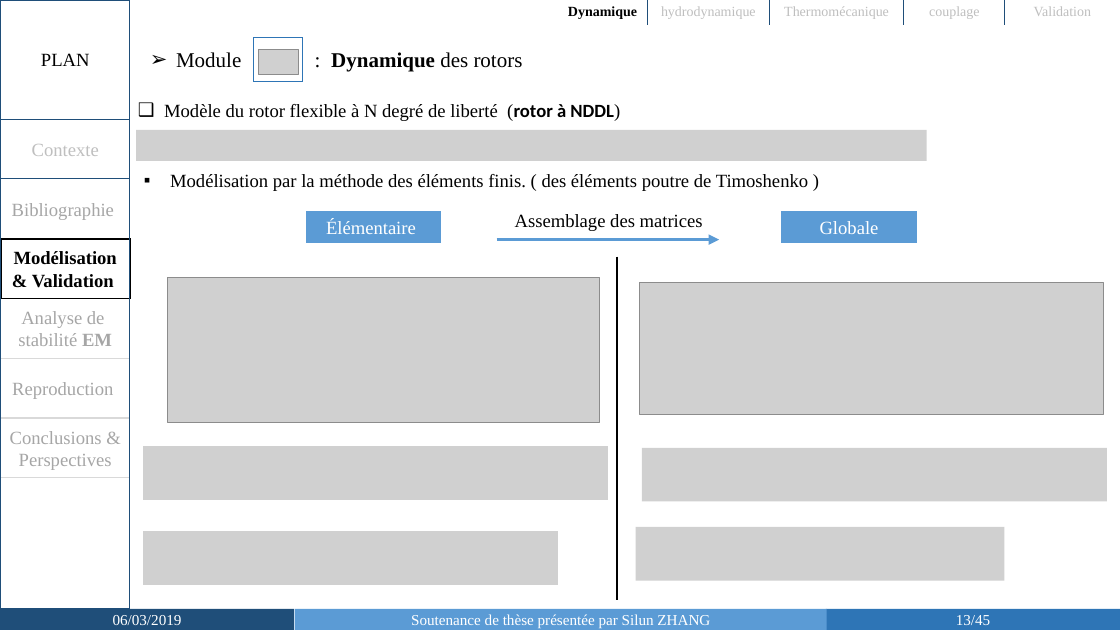
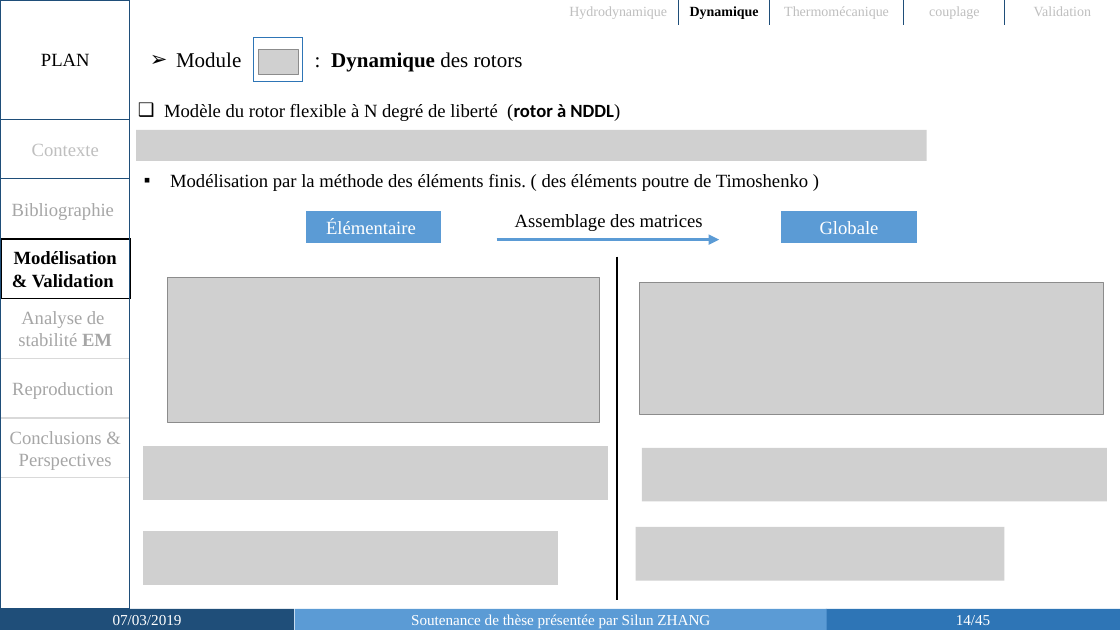
Before and after one commit to SilunZ/SoutenanceThese, a slide deck: slide 14 of Soutenance_Silun ZHANG-slides.pptx (slide 13 before the commit). Drawn at 1120x630 pixels with LibreOffice and Linux fonts; fonts in the diff are those of the drawing; grey boxes stand for pictures. Boxes give left, top, right and bottom in pixels: in the first picture for what was removed or moved away, otherwise in the second. Text is boxed around its words. In the diff, an @@ line names an element or a change of style, - is before the commit and + after.

```diff
--- a/Soutenance_Silun ZHANG-slides.pptx
+++ b/Soutenance_Silun ZHANG-slides.pptx
@@ table at <box>558,0,1120,25</box> @@
-row 1, column 1: Dynamique
+row 1, column 1: Hydrodynamique
-row 1, column 2: hydrodynamique
+row 1, column 2: Dynamique
@@ text in rectangle at <box>113,615,182,625</box>: text changed @@
-06/03/2019
+07/03/2019
@@ page number at <box>956,615,990,625</box>: text changed @@
-13/45
+14/45
```
Also in this commit, not shown: 30 other slides changed, 13 slides added, 1 other file.
